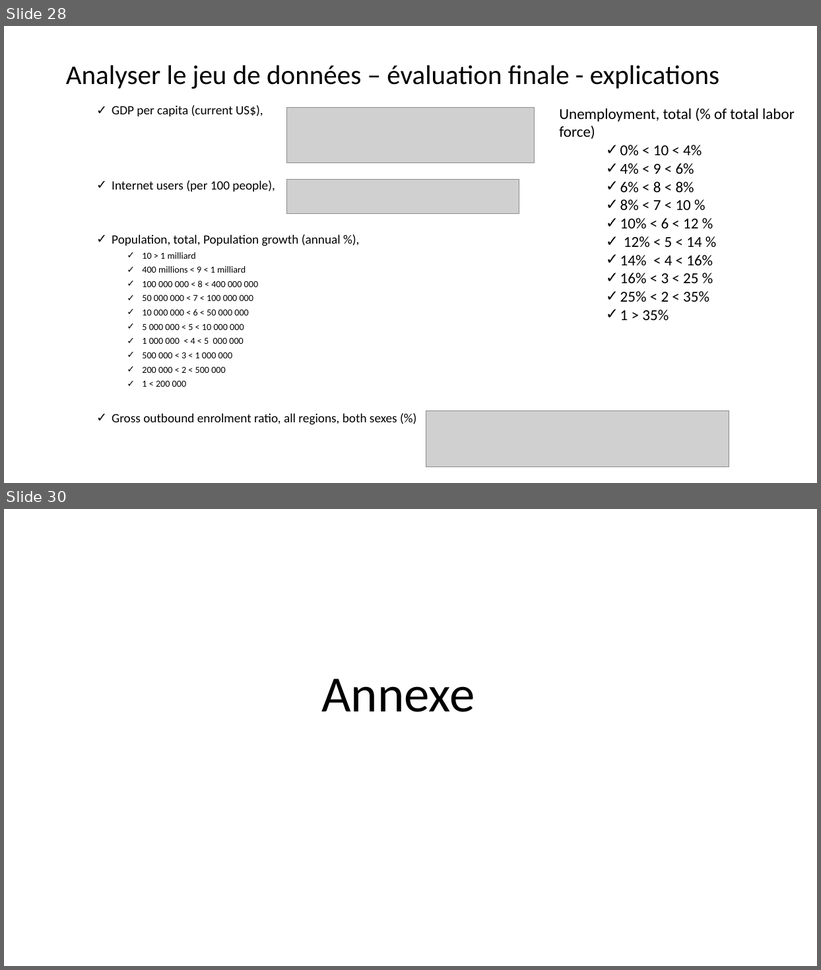
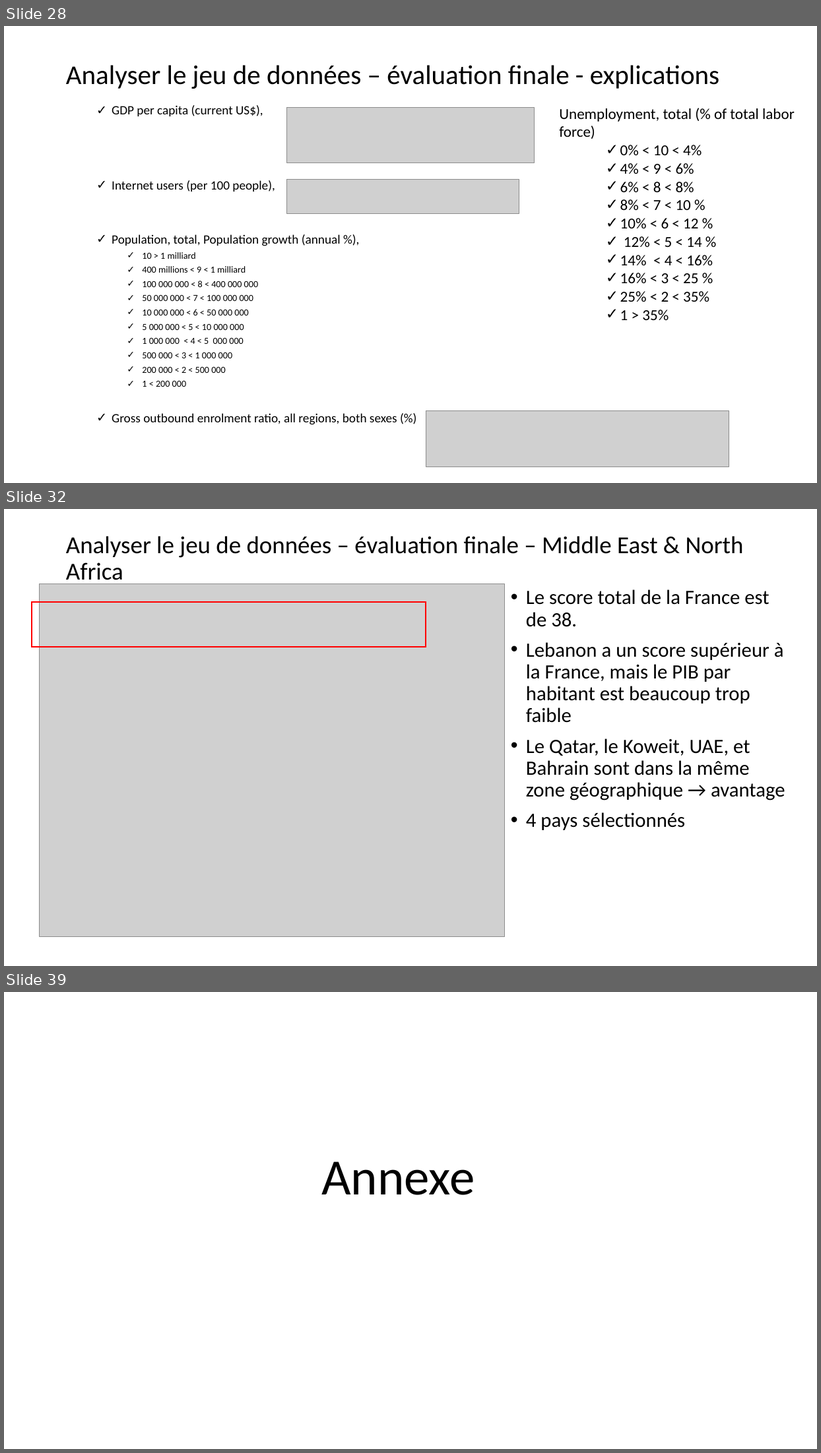
Before and after one commit to ludovic-source/Data_scientist_formation, a slide deck: livrables/Projet_2_presentation_Ludovic_Chimier.pptx. Shown one above the other, each under a label of ours: slides 28 and 30 before the commit, slides 28, 32 and 39 after it; the slides between them are not shown. The pictures are 821x970 and 821x1453 pixels, drawn with LibreOffice and Linux fonts; fonts in the diff are those of the drawing; grey boxes stand for pictures. Boxes give left, top, right and bottom in pixels: in the first picture for what was removed or moved away, otherwise in the second. Text is boxed around its words. In the diff, an @@ line names an element or a change of style, - is before the commit and + after.

```diff
--- a/livrables/Projet_2_presentation_Ludovic_Chimier.pptx
+++ b/livrables/Projet_2_presentation_Ludovic_Chimier.pptx
@@ slide 32 added at (x1=4, y1=509, x2=817, y2=966), background #FFFFFF @@
@@ title added at (x1=66, y1=536, x2=744, y2=586), 28.8 pt, text #000000 @@
+Analyser le jeu de données – évaluation finale – Middle East & North Africa
@@ picture added at (x1=40, y1=584, x2=505, y2=937) @@
@@ rectangle added at (x1=32, y1=601, x2=426, y2=647), outline #FF0000 1.5 pt @@
@@ text added at (x1=526, y1=590, x2=785, y2=830), 24 pt, text #000000 @@
+• Le score total de la France est de 38.
+• Lebanon a un score supérieur à la France, mais le PIB par habitant est beaucoup trop faible
+• Le Qatar, le Koweit, UAE, et Bahrain sont dans la même zone géographique → avantage
+• 4 pays sélectionnés
@@ what was slide 30 is now slide 39 @@
```
Also in this commit, not shown: 2 slides changed, 8 other slides added.
